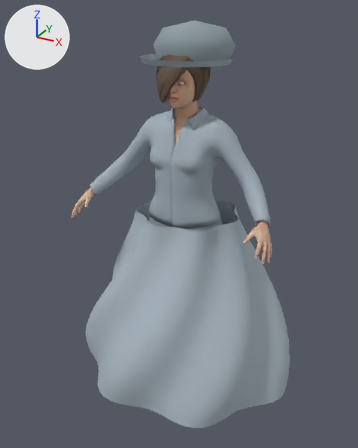
The glTF model characters/npcs/british/sergeant_woman.glb, before and after one commit.
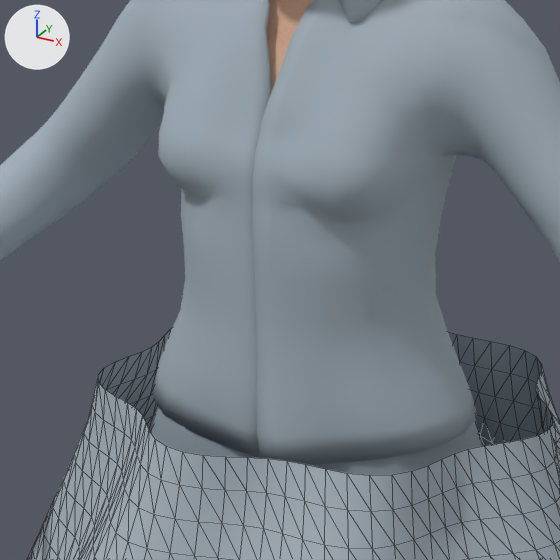
There are two pictures of each version: one whole from a 50 mm camera at (0.951, -1.812, 1.677) aimed at (-0.032, -0.025, 0.784), one close up on the part from 32% to 67% of the width and 28% to 56% of the height. Every picture has the same lights, and +X, +Y and +Z are marked at upper left. The first two pictures are the older version. The close-ups show mesh edges as thin lines.

Names of what the first close-up shows: 'Companion gathered skirt', 'Companion_MPFB_body_export_cutout', 'Companion_fitted_cloth_base_export_cutout'.
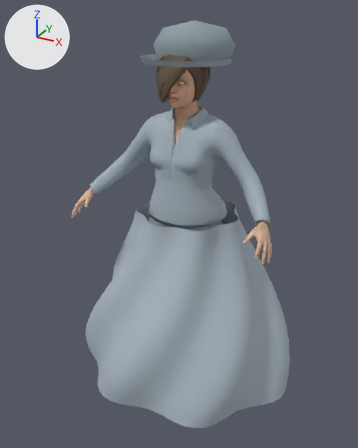
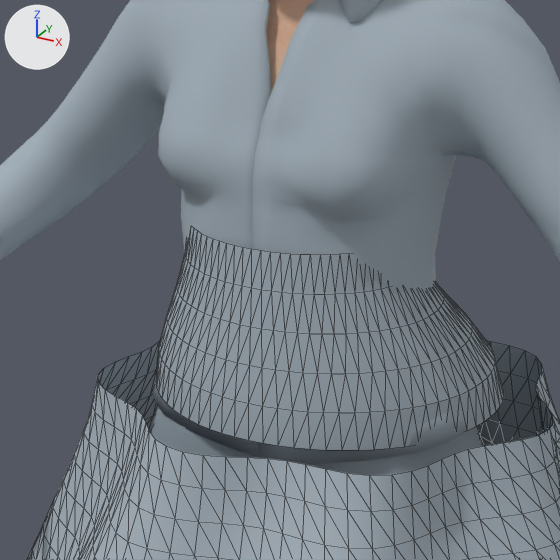
Changed parts and their boxes (x1, y1, x2, y2) in the close-ups (560 x 560 px):
'Companion fitted waist transition', added: after (157, 229, 504, 450)

The change in detail:
Mesh me_companion_fitted_waist_transition_mesh is new.
It has 432 vertices, 720 faces and spans x -0.176..0.176, y -0.161..0.161, z 0.847..1.032.
It uses material mat_sergeant_companion_skirt_cotton_gltf_flat_color (light grey #aab6c0).
Object 'Companion fitted waist transition' (ob_companion_fitted_waist_transition) is new; it shows me_companion_fitted_waist_transition_mesh.
Its location is (0.0, 0.0, 0.0).
